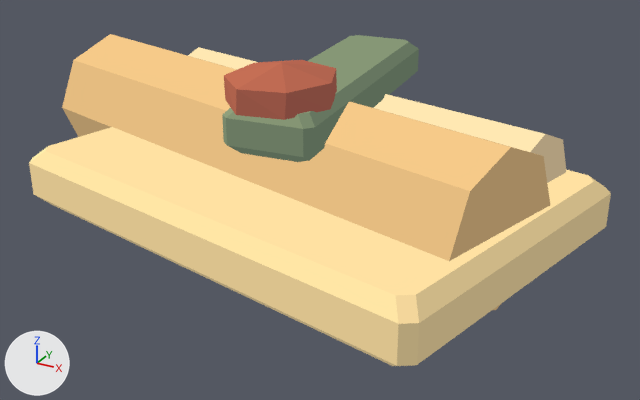
Two versions of the glTF model assets/models/find_blueprint.glb, one commit apart.
One viewpoint serves both versions: a 50 mm lens placed at (0.335, -0.583, 0.376), pointed at (0.032, -0.031, 0.1). The axes (+X, +Y, +Z) are drawn at lower left. The lights are the same throughout. The picture after the commit comes second. Vertices at exactly the same position are counted once.

Before the edit, the objects in view are built like this:
```python
me_gefundener_bauplan___pergament_und_siegel = bpy.data.meshes.new('Gefundener Bauplan · Pergament und Siegel')
me_gefundener_bauplan___pergament_und_siegel.from_pydata(...)  # 112 vertices, 204 faces; spans x -0.245..0.233, y -0.195..0.135, z 0.07..0.218
me_gefundener_bauplan___pergament_und_siegel.materials.append(mat_gebackenes_sonnenlicht)
ob_gefundener_bauplan___pergament_und_siegel = bpy.data.objects.new('Gefundener Bauplan · Pergament und Siegel', me_gefundener_bauplan___pergament_und_siegel)
ob_gefundener_bauplan___pergament_und_siegel.location = (0.0, 0.0, 0.0)
```
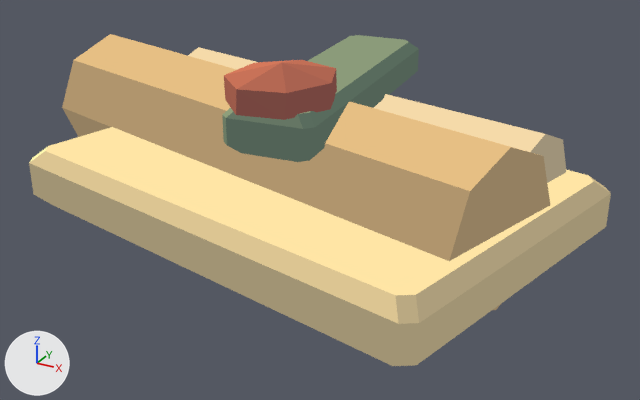
Pixel boxes [x1, y1, x2, y2] of what changed, in the pictures (640 x 400 px):
part 1 of me_gefundener_bauplan___pergament_und_siegel, recoloured
    both: [29, 34, 611, 366]
part 2 of me_gefundener_bauplan___pergament_und_siegel, recoloured
    both: [222, 42, 419, 162]
part 3 of me_gefundener_bauplan___pergament_und_siegel, recoloured
    both: [63, 60, 550, 310]

The change in detail:
me_gefundener_bauplan___pergament_und_siegel has 112 vertices, 204 faces and spans x -0.245..0.233, y -0.195..0.135, z 0.07..0.218.
me_gefundener_bauplan___pergament_und_siegel is used by ob_gefundener_bauplan___pergament_und_siegel; location (0.0, 0.0, 0.0).
me_gefundener_bauplan___pergament_und_siegel part 1: 116 faces centred in x -0.242..0.231, y -0.193..0.133, z 0.081..0.193 are repainted in the vertex colours; the middle colour goes from beige #b2a17e to beige #aea17c.
me_gefundener_bauplan___pergament_und_siegel part 2: 46 faces centred in x -0.024..0.064, y -0.111..0.131, z 0.159..0.191 are repainted in the vertex colours; the middle colour goes from greyish green #5a6a57 to greyish green #526357.
me_gefundener_bauplan___pergament_und_siegel part 3: 42 faces centred in x -0.102..0.199, y -0.114..0.052, z 0.076..0.212 are repainted in the vertex colours; the middle colour goes from brown #a4634e to brown #947056.
